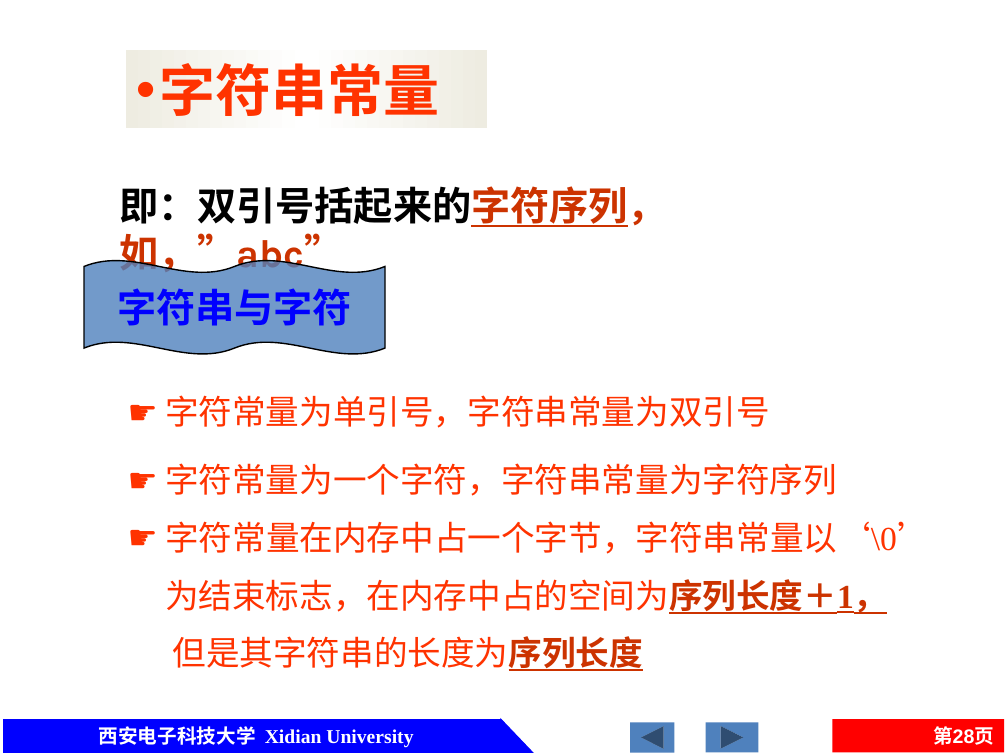
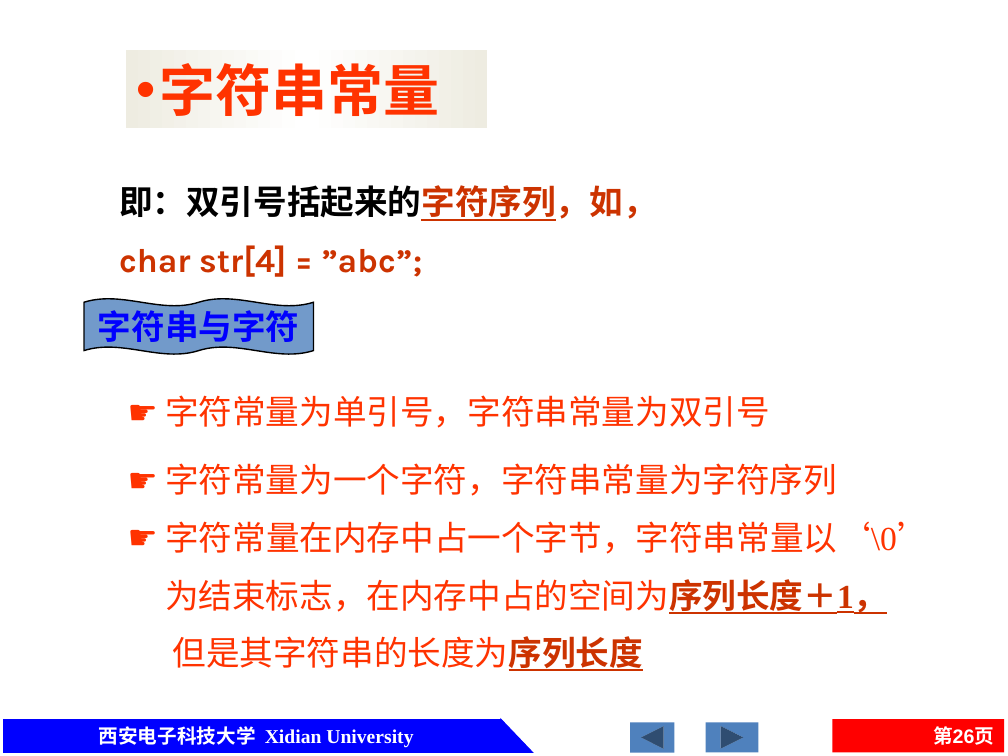
Before and after one commit to jtrfid/C-Repositories, a slide deck: slide 26 of 2016/C语言/课件/第2章 C的基本数据类型及运算.pptx (slide 28 before the commit). Drawn at 1008x756 pixels with LibreOffice and Linux fonts; fonts in the diff are those of the drawing. Boxes give left, top, right and bottom in pixels: in the first picture for what was removed or moved away, otherwise in the second. Text is boxed around its words. In the diff, an @@ line names an element or a change of style, - is before the commit and + after.

```diff
--- a/2016/C语言/课件/第2章 C的基本数据类型及运算.pptx
+++ b/2016/C语言/课件/第2章 C的基本数据类型及运算.pptx
@@ text at bbox=[119, 185, 657, 277]: text changed; size 28 to 24 pt @@
-即：双引号括起来的字符序列，如，”abc”
+即：双引号括起来的字符序列，如，
+char str[4] = ”abc”;
@@ double wave "字符串与字符": place and size @@
-double wave "字符串与字符" at bbox=[84, 260, 385, 354]
+double wave "字符串与字符" at bbox=[84, 298, 313, 354]
@@ double wave "字符串与字符" at bbox=[84, 298, 313, 354]: size 28 to 24 pt @@
@@ page number at bbox=[933, 726, 994, 745]: text changed @@
-第28页
+第26页
```
Also in this commit, not shown: 5 other slides changed, 2 slides removed, 2 other files.
